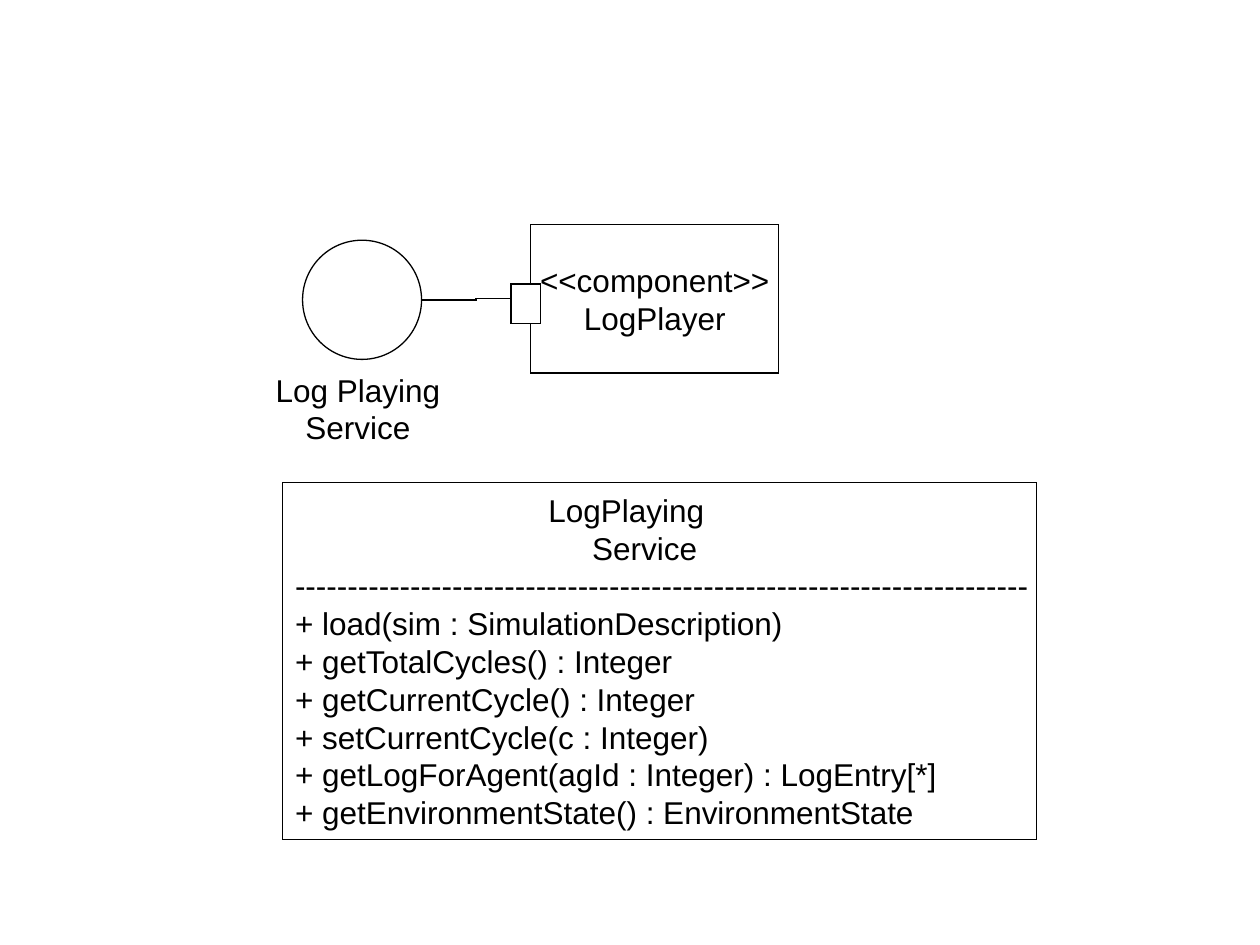
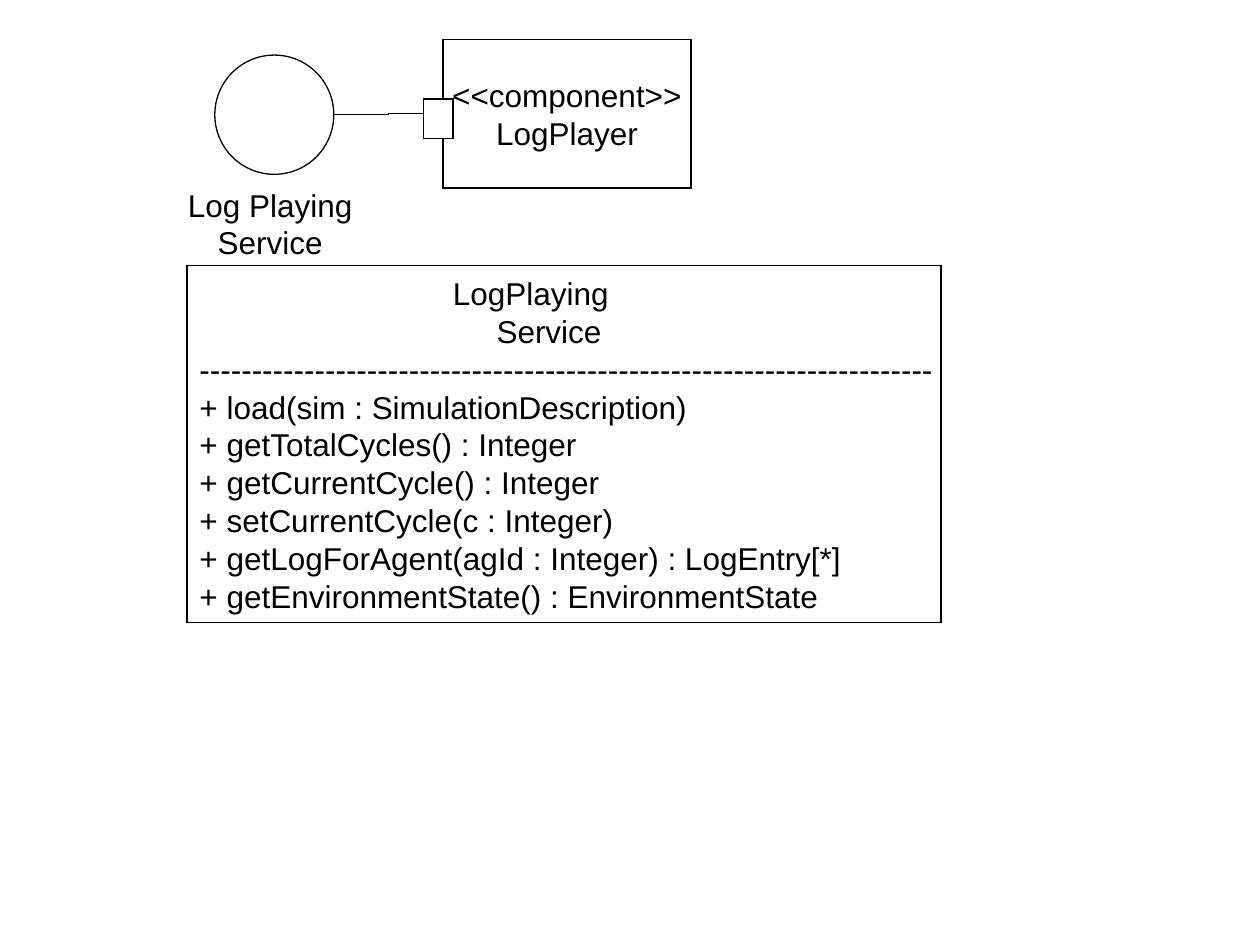
Before and after one commit to krishprince/rollerslam, a slide deck: slide 9 of docs/Logging/LoggingPIM.ppt (slide 5 before the commit). Drawn at 1260x945 pixels with LibreOffice and Linux fonts; fonts in the diff are those of the drawing. Boxes give left, top, right and bottom in pixels: in the first picture for what was removed or moved away, otherwise in the second. Text is boxed around its words. In the diff, an @@ line names an element or a change of style, - is before the commit and + after.

```diff
--- a/docs/Logging/LoggingPIM.ppt
+++ b/docs/Logging/LoggingPIM.ppt
@@ rectangle "<<component>>": place and size @@
-rectangle "<<component>>" at (530, 224, 779, 373)
+rectangle "<<component>>" at (444, 39, 692, 188)
@@ 1 text, 1 ellipse, 1 rectangle, 1 elbow line: place and size @@
-1 text, 1 ellipse, 1 rectangle, 1 elbow line at (276, 241, 542, 440)
+1 text, 1 ellipse, 1 rectangle, 1 elbow line at (188, 55, 454, 255)
@@ rectangle "LogPlaying": place and size @@
-rectangle "LogPlaying" at (282, 483, 1036, 839)
+rectangle "LogPlaying" at (186, 266, 940, 622)
```
Also in this commit, not shown: 3 other slides changed, 5 slides added, 3 other files.
